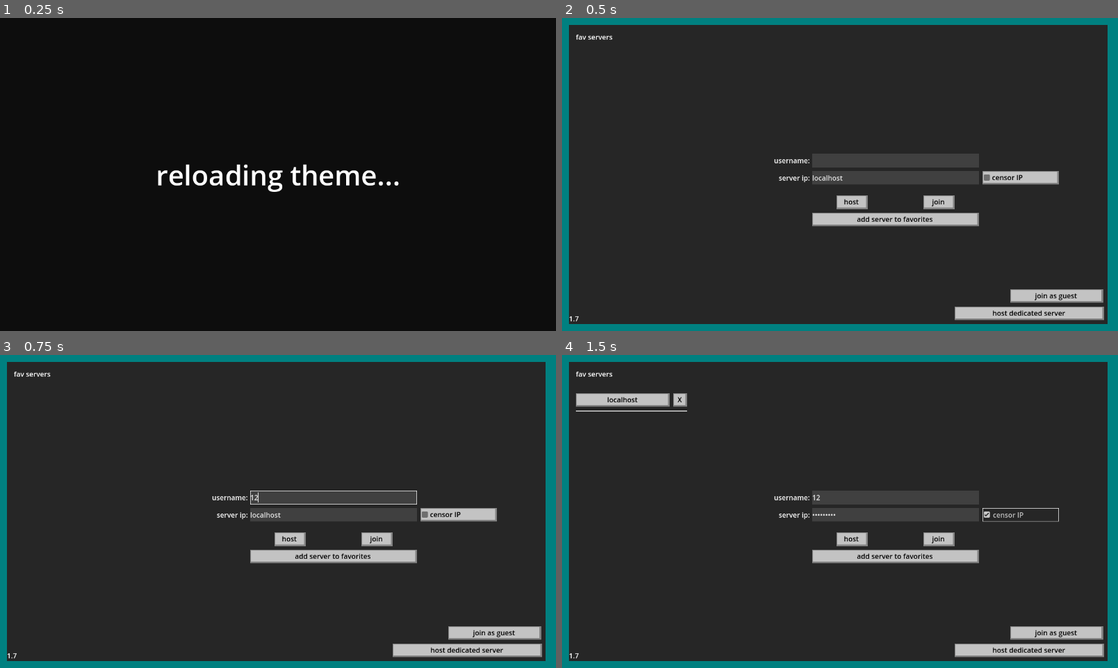
Above: before the commit, frames 1-4 (two rows, left to right).
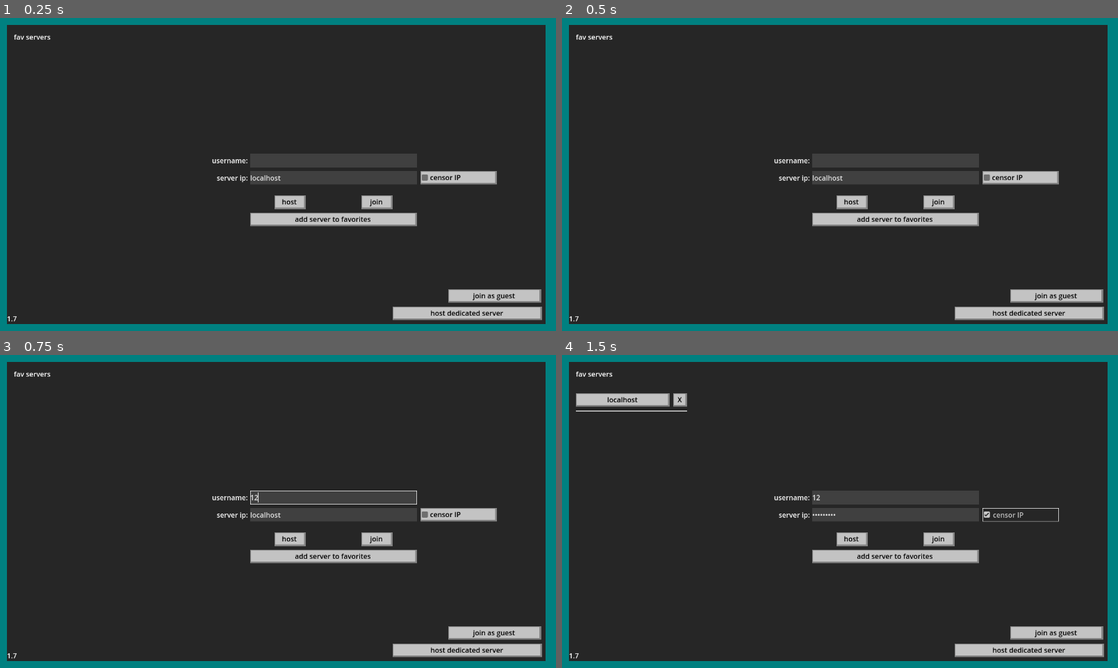
Above: after the commit, the same moments.

Repository: CyanActSus420/pisscord
Game: Godot game, scene res://main.tscn
The game is run twice, just before and just after one commit, with the same random seed, the same clock (stepped at 60 frames per second) and the same inputs.
Inputs (mouse positions are in pixels of both pictures, inside the frame that each line leads up to):
- Up to frame 1 (0.25 s): no input
- Up to frame 2 (0.5 s): no input
- Up to frame 3 (0.75 s): click (333, 498) at 0.52 s; type "12" at 0.6 s
- Up to frame 4 (1.5 s): click "censor IP" at 1.25 s

The runs differ from the first frame. In frame 1, 100% of the frame differs, in the area x 0-100%, y 0-100%; in frame 2, nothing differs; in frame 3, nothing differs; in frame 4, nothing differs.
Error after the commit: Invalid access to property or key 'button_pressed' on a base object of type 'null instance'. (res://main.gd:45)

Commit message:
fully custom usernames

Diff:
--- a/main.gd
+++ b/main.gd
@@ -10,6 +10,7 @@
 @onready var port_edit: LineEdit = $"host-join/portEdit"
 @onready var user_edit: LineEdit = $"host-join/LineEdit"
 @onready var censor_ip: CheckBox = $"host-join/censorIP"
+@onready var customized_name: CheckButton = $"host-join/custom_name"
 
 # "please wait" screen
 @onready var wait: Node2D = $wait
@@ -31,6 +32,7 @@
 # host settings screen
 @onready var host_settings: Control = $chatShit/layer/hostSettings
 
+var ACU:bool
 var msg:String
 
 func _ready() -> void:
@@ -40,6 +42,7 @@
 	wait.visible = false
 	chat.visible = true
 	host_settings.visible = false
+	ACU = customized_name.button_pressed
 
 	Global.server_ping_timer.timeout.connect(check_users)
 
@@ -110,14 +113,17 @@
 		triggerError("enter server ip")
 
 @rpc ("any_peer", "call_local")
-func message_rpc(usrnm, data, usrcolor):
+func message_rpc(usrnm, data, usrcolor, tags):
+	print(TextFormatting.remove_tags(usrnm))
 	if !LocalUserData.dedicated_server:
-		if usrcolor == "rainbow":
-			messages.text += str("[rainbow]", usrnm, ": [/rainbow]", "[color=dim_gray](", Time.get_time_string_from_system(), ")[/color]\n", data, "\n")
+		if tags:
+			messages.text += str(TextFormatting.format(usrnm), "[color=dim_gray](", Time.get_time_string_from_system(), ")[/color]\n", data, "\n")
+		elif usrcolor == "rainbow":
+			messages.text += str("[rainbow]", TextFormatting.remove_tags(TextFormatting.format(usrnm)), ": [/rainbow]", "[color=dim_gray](", Time.get_time_string_from_system(), ")[/color]\n", data, "\n")
 		elif usrcolor == "piss yellow":
-			messages.text += str("[color=goldenrod]", usrnm, ": [/color]", "[color=dim_gray](", Time.get_time_string_from_system(), ")[/color]\n", data, "\n")
-		else:
-			messages.text += str("[color=", usrcolor, "]", usrnm, ": [/color]", "[color=dim_gray](", Time.get_time_string_from_system(), ")[/color]\n", data, "\n")
+			messages.text += str("[color=goldenrod]", TextFormatting.remove_tags(TextFormatting.format(usrnm)), ": [/color]", "[color=dim_gray](", Time.get_time_string_from_system(), ")[/color]\n", data, "\n")
+		else:
+			messages.text += str("[color=", usrcolor, "]", TextFormatting.remove_tags(TextFormatting.format(usrnm)), ": [/color]", "[color=dim_gray](", Time.get_time_string_from_system(), ")[/color]\n", data, "\n")
 
 @rpc ("any_peer", "call_local")
 func do_thing_to_user(usrnm:String, action:String):
@@ -200,7 +206,7 @@
 		triggerError("please put an actual username")
 
 func addUser(guests_allowed:bool = true):
-	rpc("message_rpc","[SERVER]",str(LocalUserData.username) + " has joined", "sky_blue")
+	rpc("message_rpc","[SERVER]",str(LocalUserData.username) + " has joined", "sky_blue", false)
 	wait.hide()
 	chat_shit.show()
 
@@ -209,13 +215,12 @@
 	leave(leave_reason)
 
 func leave(reason:String):
-	rpc("message_rpc","[SERVER]",str(LocalUserData.username) + " has left (" + reason + ")", "sky_blue")
+	rpc("message_rpc","[SERVER]",str(LocalUserData.username) + " has left (" + reason + ")", "sky_blue", false)
 	host_join.hide()
 	wait.show()
 	chat_shit.hide()
 	await get_tree().create_timer(1).timeout
 	LocalUserData.host = false
-	LocalUserData.leave = false
 	host_join.show()
 	wait.hide()
 	messages.text = ""
@@ -223,7 +228,7 @@
 
 func send_message():
 	if message.text != "" and LocalUserData.connected:
-		rpc("message_rpc",LocalUserData.username,TextFormatting.format(message.text),LocalUserData.color)
+		rpc("message_rpc",LocalUserData.username,TextFormatting.format(message.text),LocalUserData.color, ACU)
 		message.text = ""
 
 func _on_send_pressed() -> void:
@@ -259,7 +264,7 @@
 	Global.ping_time_out.start()
 	rpc("message_rpc_client","[CLIENT]","server received the ping, you are still connected","steel_blue", LocalUserData.username)
 	await Global.ping_time_out.timeout
-	message_rpc("[CLIENT]", "server did not receive the ping, you are not connected", "steel_blue")
+	message_rpc("[CLIENT]", "server did not receive the ping, you are not connected", "steel_blue", false)
 
 func _on_kick_pressed() -> void:
 	if $chatShit/layer/hostSettings/LineEdit.text == "john roblox":
